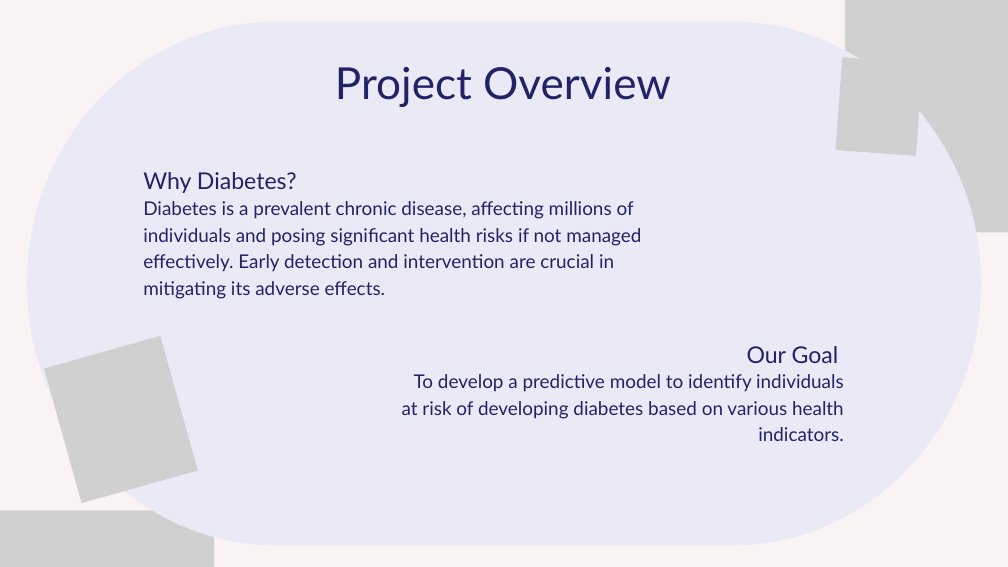
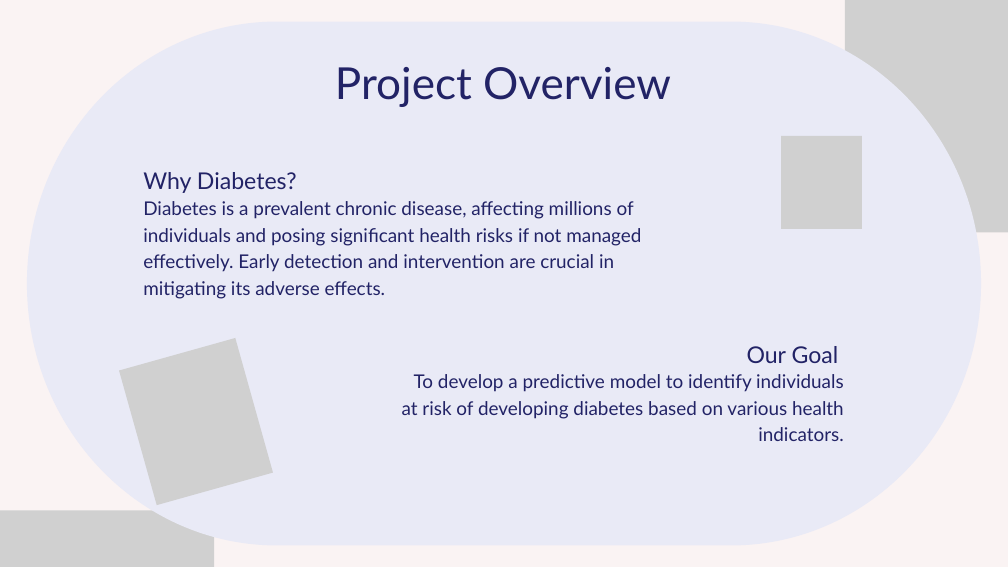
Before and after one commit to bernardtse/diabetes-prediction, a slide deck: slide 2 of presentation/presentation.pptx. Drawn at 1008x567 pixels with LibreOffice and Linux fonts; fonts in the diff are those of the drawing; grey boxes stand for pictures. Boxes give left, top, right and bottom in pixels: in the first picture for what was removed or moved away, otherwise in the second. Text is boxed around its words. In the diff, an @@ line names an element or a change of style, - is before the commit and + after.

```diff
--- a/presentation/presentation.pptx
+++ b/presentation/presentation.pptx
@@ picture at box(781, 136, 862, 229): rotation 4 to 0 degrees; outline redrawn @@
@@ picture: place and size @@
-picture at box(44, 336, 198, 503)
+picture at box(119, 338, 273, 505)
```
Also in this commit, not shown: 7 other slides changed, 3 slides added, 3 other files.
